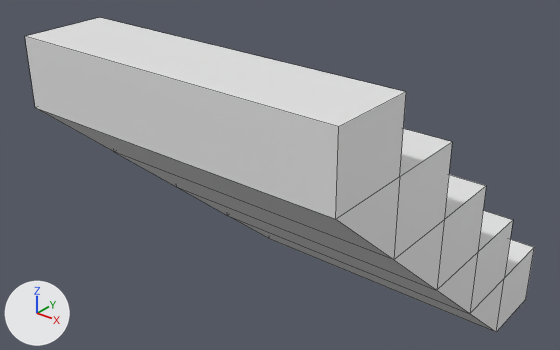
The FBX model Assets/Fbx/House/stair/stair_end.fbx as it was, and as the next commit left it.
Both versions are drawn from a 50 mm lens placed at (3.84, -2.58, 3.27), pointed at (1.1, 0.84, 1.15). Arrows for +X, +Y and +Z are at lower left; the lights stay in place. The first picture is the older version. Mesh edges are drawn as thin lines. Where no turn or scale is listed for an object, it has been applied to the vertices.

Names of what the first picture shows: 'stair_short.001'.
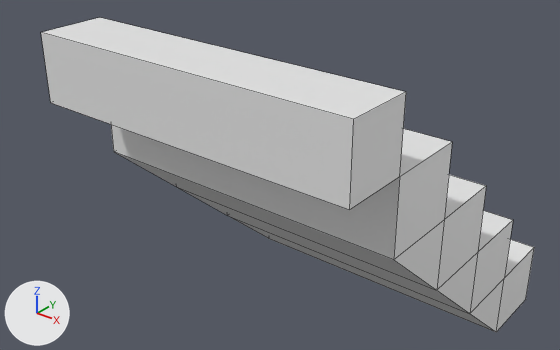
The change, as a diff of the scene's bpy script:
```diff
--- a/Assets/Fbx/House/stair/stair_end.fbx.py
+++ b/Assets/Fbx/House/stair/stair_end.fbx.py
@@ me_立方体_061 @@
 # used by ob_stair_short_001; location = (1.3, 2.2, 0.0)
 # verts and faces of me_立方体_061; kept vertices keep their numbers, new ones are numbered from 32
 # before: 2 (-1.0, -2.0, 1.75), 3 (1.0, -2.0, 1.75) at pixel (399, 176), 10 (1.0, -2.0, 1.31) at pixel (393, 259), 11 (-1.0, -2.0, 1.31) at pixel (113, 151), 26 (-1.0, -2.5, 1.75) at pixel (35, 107)
 # before: 27 (1.0, -2.5, 1.75) at pixel (335, 219), 30 (1.0, -2.5, 2.15) at pixel (338, 126), 31 (-1.0, -2.5, 2.15) at pixel (24, 36)
-me_立方体_061.from_pydata(...)  # 32 vertices, 34 faces; spans x -1.0..1.0, y -2.5..0.0, z 0.0..2.15
+me_立方体_061.from_pydata(...)  # 32 vertices, 33 faces; spans x -1.0..1.0, y -2.4..0.0, z 0.0..2.15
+# me_立方体_061 part 1
+delete_faces([(2, 11, 26), (3, 27, 10), (10, 27, 26, 11)])
+for i in [26, 27, 30, 31]: verts[i] += (0.0, 0.1, 0.0)
+faces += [(2, 11, 10, 3), (2, 3, 27, 26)]
 me_立方体_061.materials.append(mat_painted_plaster_wall)
```

Changed parts and their boxes (x1, y1, x2, y2) in the pictures (560 x 350 px; the box of a moved part takes in the faces that stretch with it):
'stair_short.001', reshaped
    before: (25, 18, 534, 332)
    after: (41, 18, 534, 332)
part 1 of me_立方体_061, moved or reshaped
    before: (25, 30, 400, 260)
    after: (41, 30, 400, 260)
